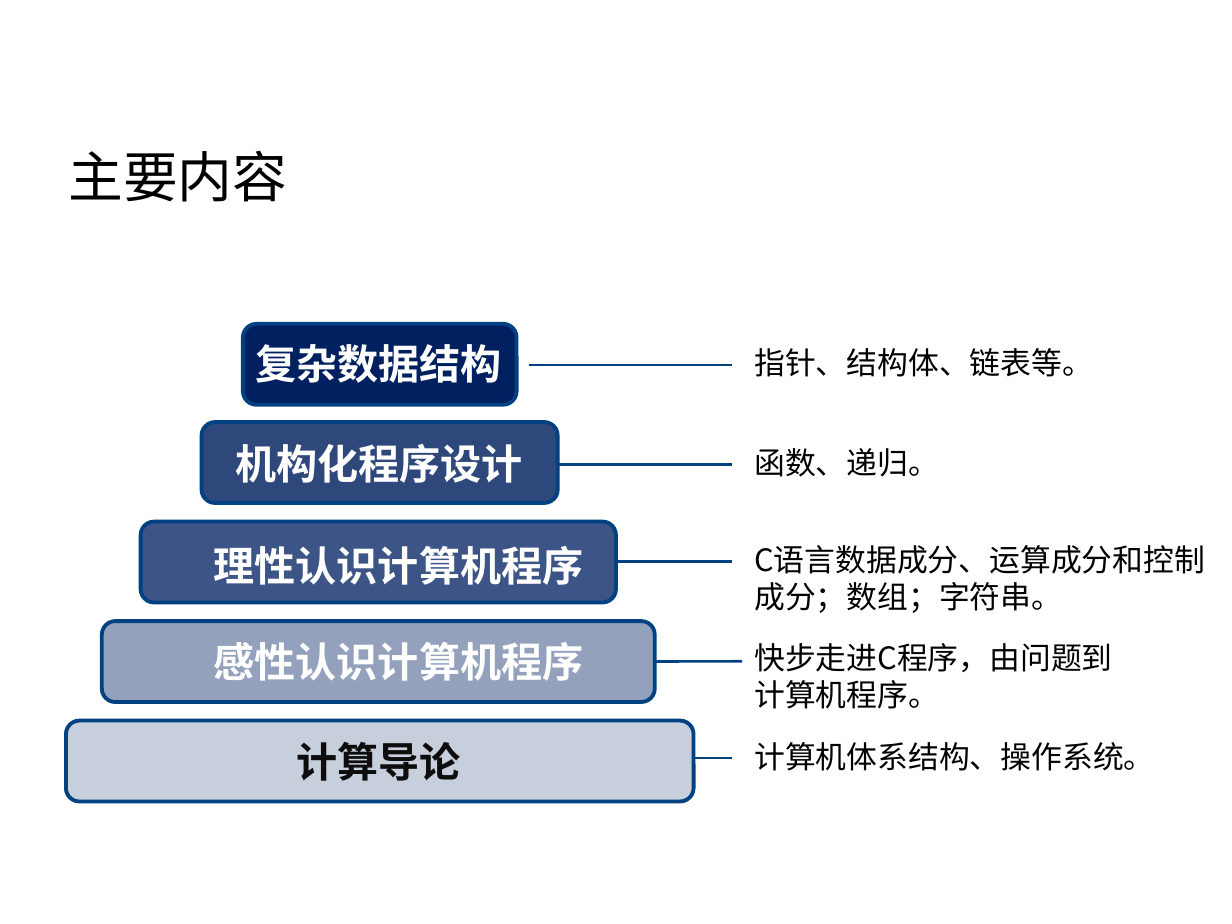
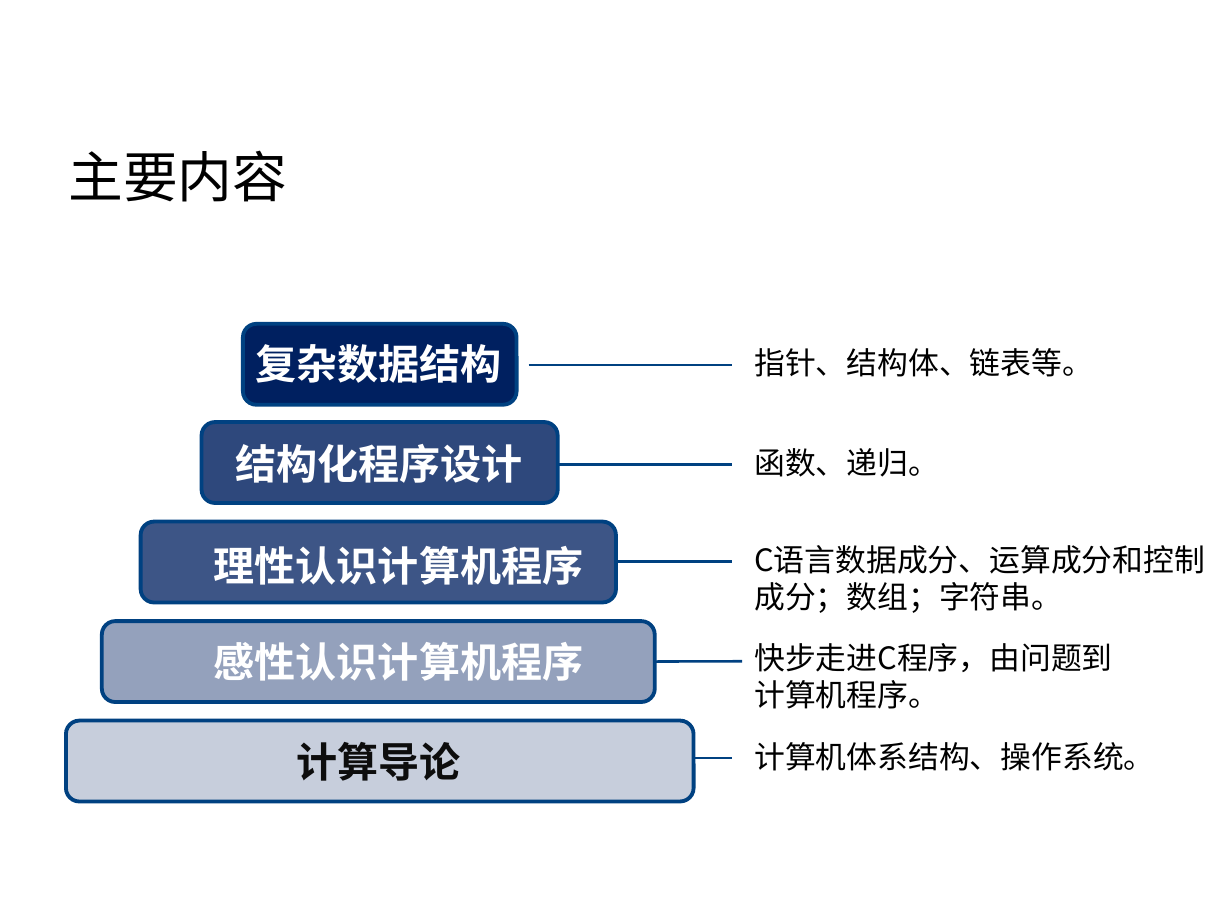
Before and after one commit to rshouc/Advanced-Programming-2018-Autumn, a slide deck: slide 9 of Slides/0 课程概况.pptx. Drawn at 1232x924 pixels with LibreOffice and Linux fonts; fonts in the diff are those of the drawing; background and template pictures are left out. Boxes give left, top, right and bottom in pixels: in the first picture for what was removed or moved away, otherwise in the second. Text is boxed around its words. In the diff, an @@ line names an element or a change of style, - is before the commit and + after.

```diff
--- a/Slides/0 课程概况.pptx
+++ b/Slides/0 课程概况.pptx
@@ text at (235,444,522,483): text changed @@
-机构化程序设计
+结构化程序设计
```
Also in this commit, not shown: 1 other slide changed, 1 other file.
